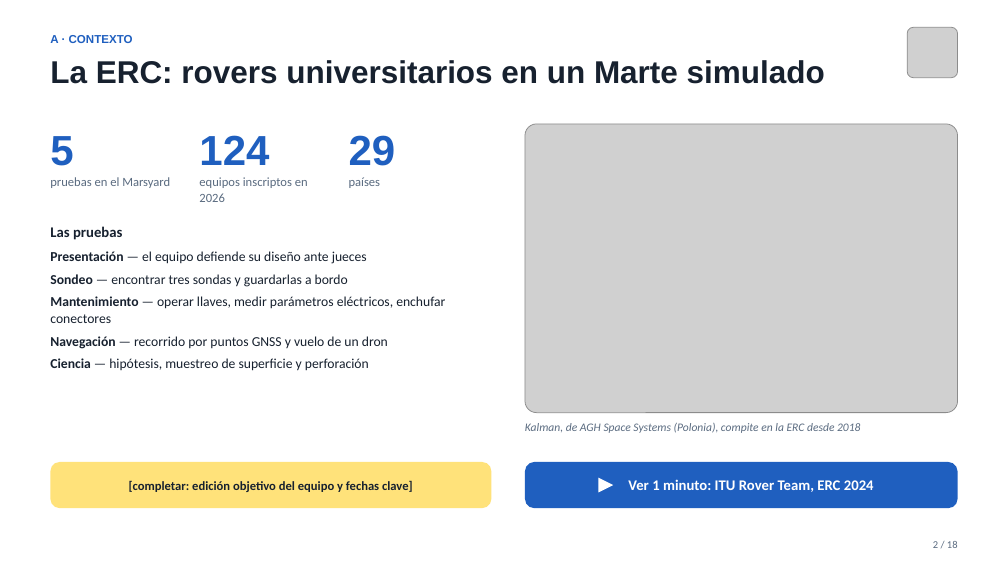
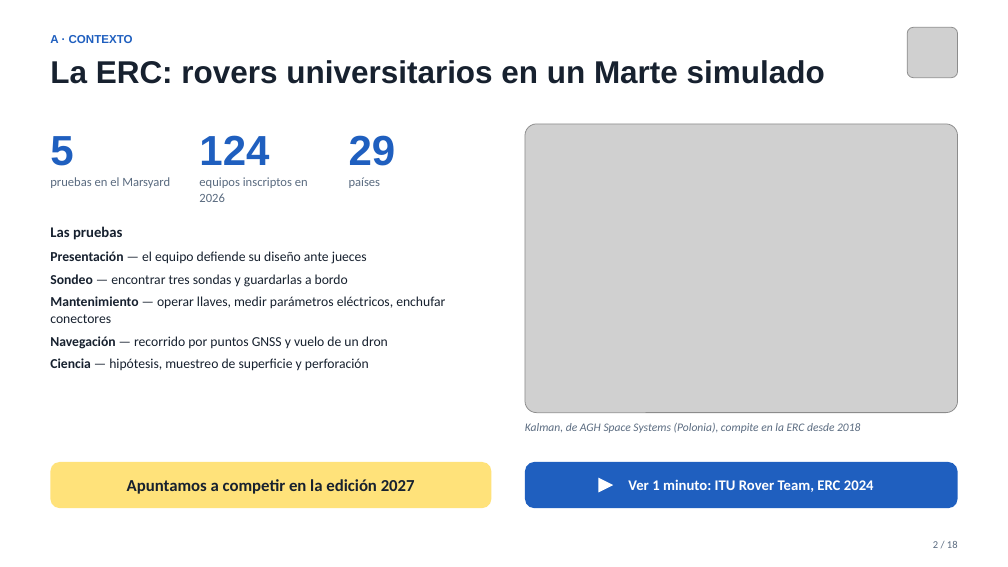
Before and after one commit to Matyy38/erc-rover-EyP, a slide deck: slide 2 of audiovisual-presentacion/presentacion-ingreso-EyP-2026-09.pptx. Drawn at 1008x567 pixels with LibreOffice and Linux fonts; fonts in the diff are those of the drawing; grey boxes stand for pictures. Boxes give left, top, right and bottom in pixels: in the first picture for what was removed or moved away, otherwise in the second. Text is boxed around its words. In the diff, an @@ line names an element or a change of style, - is before the commit and + after.

```diff
--- a/audiovisual-presentacion/presentacion-ingreso-EyP-2026-09.pptx
+++ b/audiovisual-presentacion/presentacion-ingreso-EyP-2026-09.pptx
@@ text in rounded rectangle at box(127, 479, 415, 494): text changed; size 12 to 16 pt @@
-[completar: edición objetivo del equipo y fechas clave]
+Apuntamos a competir en la edición 2027
```
Also in this commit, not shown: 11 other slides changed, 1 slide removed, 3 other files.
